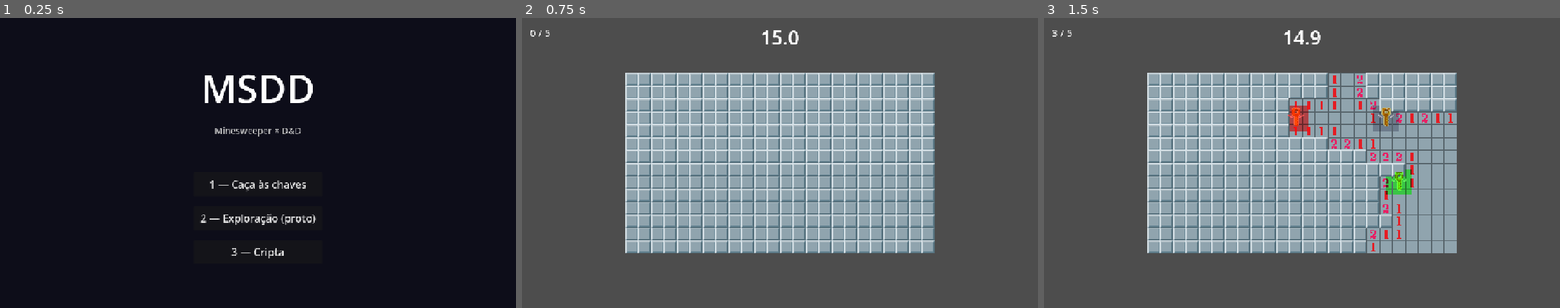
Above: before the commit, frames 1-3 (left to right).
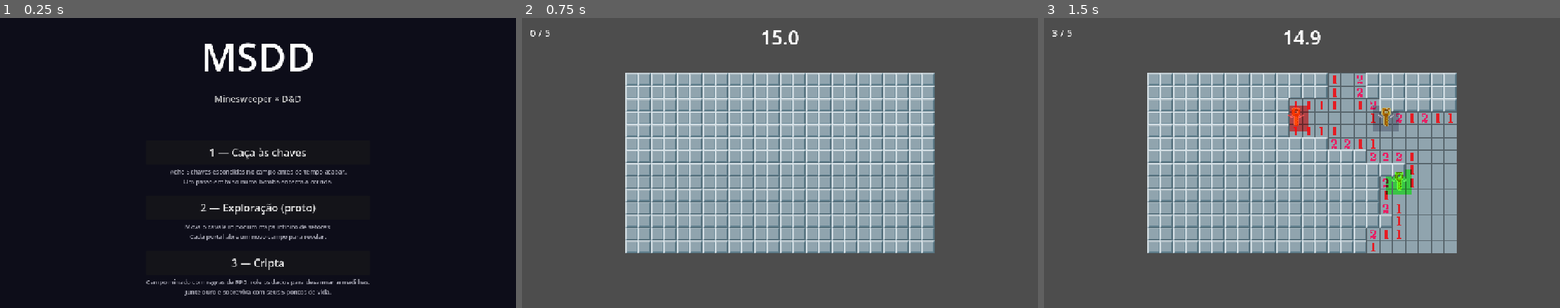
Above: after the commit, the same moments.

Repository: heliosalesjr/MSDD
Game: Godot game, scene res://menu.tscn
The game is run twice, just before and just after one commit, with the same random seed, the same clock (stepped at 60 frames per second) and the same inputs.
Inputs (mouse positions are in pixels of both pictures, inside the frame that each line leads up to):
- Up to frame 1 (0.25 s): no input
- Up to frame 2 (0.75 s): click "1 — Caça às chaves" at 0.5 s
- Up to frame 3 (1.5 s): tap Enter at 1.25 s; move the mouse to (1415, 148) at 1.27 s; tap R at 1.35 s; click (1415, 148) at 1.42 s

The runs differ from the first frame. In frame 1, 4.7% of the frame differs, in the area x 28-72%, y 8-96%; in frame 2, nothing differs; in frame 3, nothing differs.

Commit message:
instructions

Diff:
--- a/msdd/menu.gd
+++ b/msdd/menu.gd
@@ -37,26 +37,45 @@
 	spacer.custom_minimum_size = Vector2(0, 40)
 	vbox.add_child(spacer)
 
-	var btn1 := Button.new()
-	btn1.text = "1 — Caça às chaves"
-	btn1.custom_minimum_size = Vector2(320, 60)
-	btn1.add_theme_font_size_override("font_size", 26)
-	btn1.pressed.connect(_on_play_pressed)
-	vbox.add_child(btn1)
+	_add_option(
+		vbox,
+		"1 — Caça às chaves",
+		"Ache 5 chaves escondidas no campo antes do tempo acabar.\nUm passo em falso numa bomba encerra a corrida.",
+		_on_play_pressed
+	)
 
-	var btn2 := Button.new()
-	btn2.text = "2 — Exploração (proto)"
-	btn2.custom_minimum_size = Vector2(320, 60)
-	btn2.add_theme_font_size_override("font_size", 26)
-	btn2.pressed.connect(_on_explore_pressed)
-	vbox.add_child(btn2)
+	_add_option(
+		vbox,
+		"2 — Exploração (proto)",
+		"Mova o cavaleiro por um mapa infinito de setores.\nCada portal abre um novo campo para revelar.",
+		_on_explore_pressed
+	)
 
-	var btn3 := Button.new()
-	btn3.text = "3 — Cripta"
-	btn3.custom_minimum_size = Vector2(320, 60)
-	btn3.add_theme_font_size_override("font_size", 26)
-	btn3.pressed.connect(_on_classic_pressed)
-	vbox.add_child(btn3)
+	_add_option(
+		vbox,
+		"3 — Cripta",
+		"Campo minado com regras de RPG: role os dados para desarmar armadilhas.\nJunte ouro e sobreviva com seus 5 pontos de vida.",
+		_on_classic_pressed
+	)
+
+func _add_option(parent: VBoxContainer, label: String, description: String, callback: Callable) -> void:
+	var option := VBoxContainer.new()
+	option.add_theme_constant_override("separation", 6)
+	parent.add_child(option)
+
+	var btn := Button.new()
+	btn.text = label
+	btn.custom_minimum_size = Vector2(320, 60)
+	btn.add_theme_font_size_override("font_size", 26)
+	btn.pressed.connect(callback)
+	option.add_child(btn)
+
+	var desc := Label.new()
+	desc.text = description
+	desc.horizontal_alignment = HORIZONTAL_ALIGNMENT_CENTER
+	desc.add_theme_font_size_override("font_size", 15)
+	desc.modulate = Color(0.65, 0.65, 0.7)
+	option.add_child(desc)
 
 func _on_play_pressed() -> void:
 	get_tree().change_scene_to_file("res://main.tscn")
